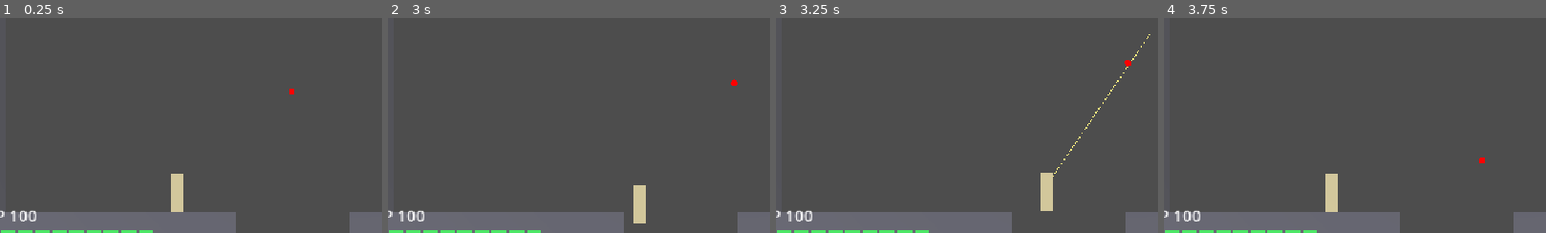
Above: before the commit, frames 1-4 (left to right).
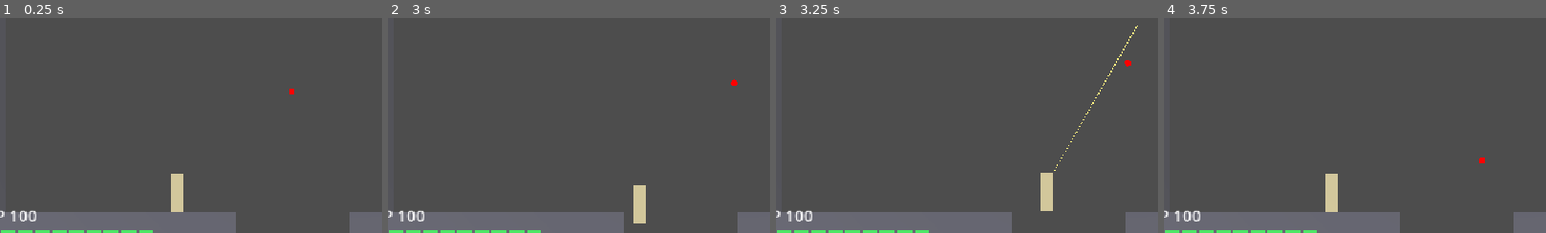
Above: after the commit, the same moments.

Repository: redleaf05812/yx01-prototype
Game: Godot game, scene res://scenes/room_01.tscn
Same seed, same stepped clock (60 frames per second), same inputs: the game is played once before the commit and once after it.
Inputs (mouse positions are % of the whole screen's width and height, from its top left):
- Up to frame 1 (0.25 s): no input
- Up to frame 2 (3 s): tap Enter at 0.5 s; move the mouse to (72, 45) at 0.52 s; hold D (move_right) 0.53-1.28 s; right-click (72, 45) at 0.6 s; click (72, 45) at 0.67 s; tap Space (jump) at 0.77, 1.52 s; move the mouse to (30, 55) at 1.27 s; hold A (move_left) 1.28-2.03 s; tap C (crouch) at 1.35 s; move the mouse to (60, 28) at 2.02 s; hold D (move_right) from 2.03 s (still down); click (60, 28) at 2.1 s; move the mouse to (45, 70) at 2.77 s; tap 2 (fire_mode) at 2.85 s; click (45, 70) at 2.92 s
- Up to frame 3 (3.25 s): keep holding D (move_right); tap Space (jump) at 3.02 s
- Up to frame 4 (3.75 s): move the mouse to (80, 65) at 3.52 s; release D (move_right) at 3.53 s; hold A (move_left) from 3.53 s (still down); tap T (grapple) at 3.6 s
The pictures show only the part of the screen within x 4-54%, y 45-95%; the shares and areas given below are measured in that part.

Frames 1-2 are identical in both runs. In frame 3, 0.3% of the frame differs, in the area x 72-98%, y 3-74%; in frame 4, nothing differs.

Commit message:
Stronger recoil: 6.9 deg per shot, 23 deg cap

Diff:
--- a/scripts/game_config.gd
+++ b/scripts/game_config.gd
@@ -62,8 +62,8 @@
 # 三连发 / 后坐力（自定）：三连发 = 同一把枪连续打 3 发（每发 1 发弹药），每发之间枪口上抬
 var triple_count := 3                   # 一次三连发打出的发数
 var triple_interval := 0.12             # 三连发内每发间隔 (s)
-var recoil_per_shot := 0.06             # 每发后坐力：枪口上抬 (rad，约 3.4°)
-var recoil_max := 0.25                  # 后坐力上限 (rad，约 14°)
+var recoil_per_shot := 0.12             # 每发后坐力：枪口上抬 (rad，约 6.9°)
+var recoil_max := 0.4                   # 后坐力上限 (rad，约 23°)
 var recoil_recover_per_sec := 0.6       # 后坐力回落速度 (rad/s)
 var reload_time := 1.2                  # s
 
